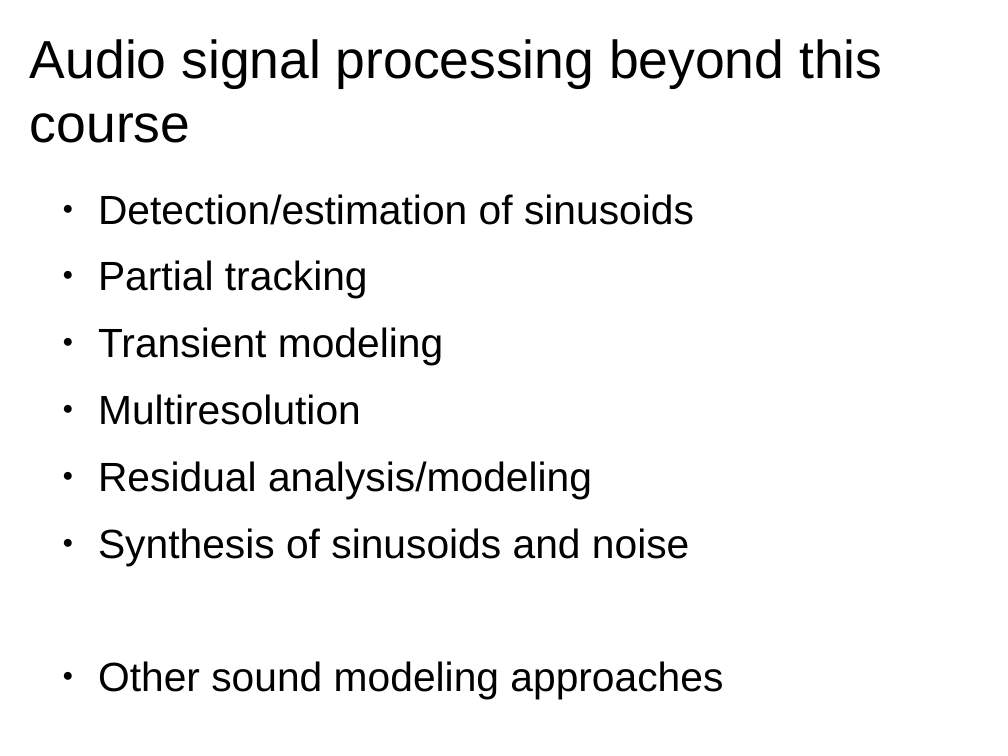
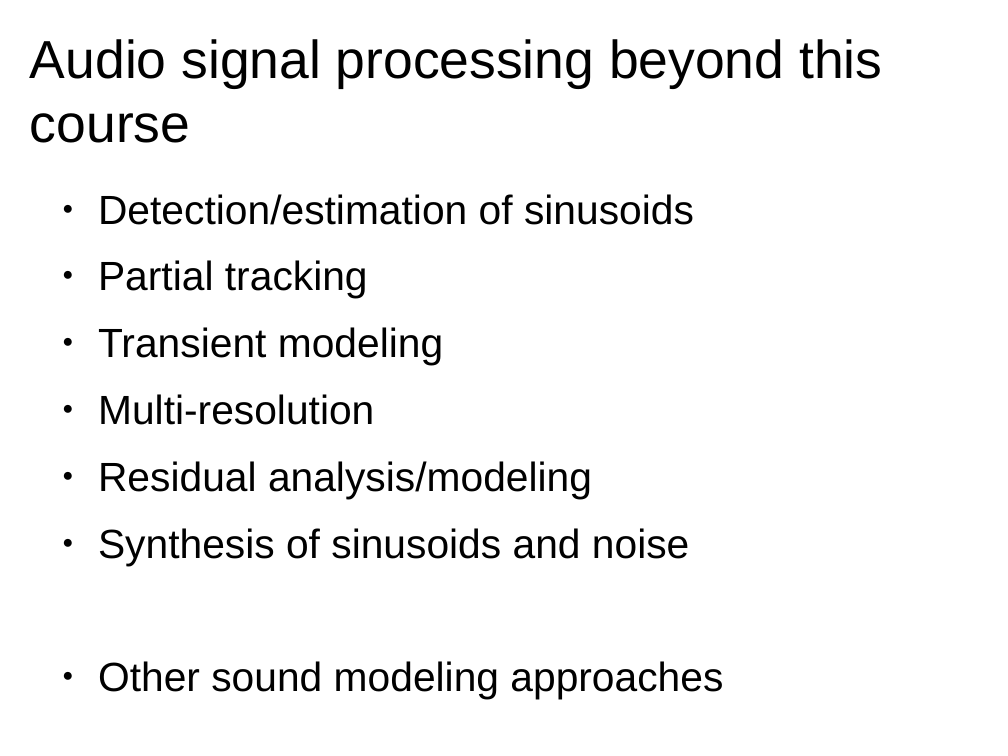
Before and after one commit to MTG/sms-tools, a slide deck: slide 3 of lectures/10-Final-remarks/10T1-Beyond-audio-processing.odp. Drawn at 1008x756 pixels with LibreOffice and Linux fonts; fonts in the diff are those of the drawing. Boxes give left, top, right and bottom in pixels: in the first picture for what was removed or moved away, otherwise in the second. Text is boxed around its words. In the diff, an @@ line names an element or a change of style, - is before the commit and + after.

```diff
--- a/lectures/10-Final-remarks/10T1-Beyond-audio-processing.odp
+++ b/lectures/10-Final-remarks/10T1-Beyond-audio-processing.odp
@@ text at [98, 394, 374, 425]: text changed @@
-● Multiresolution
+● Multi-resolution
```
Also in this commit, not shown: 1 other file.
